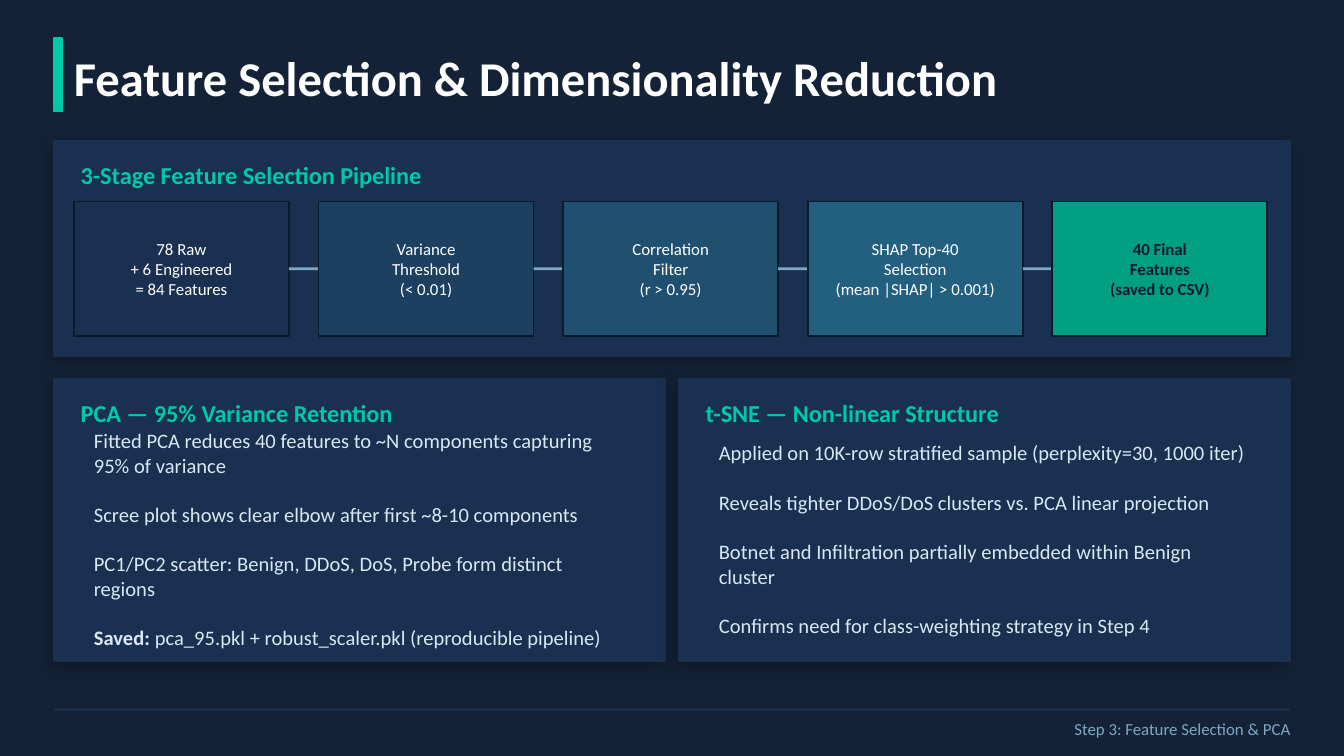
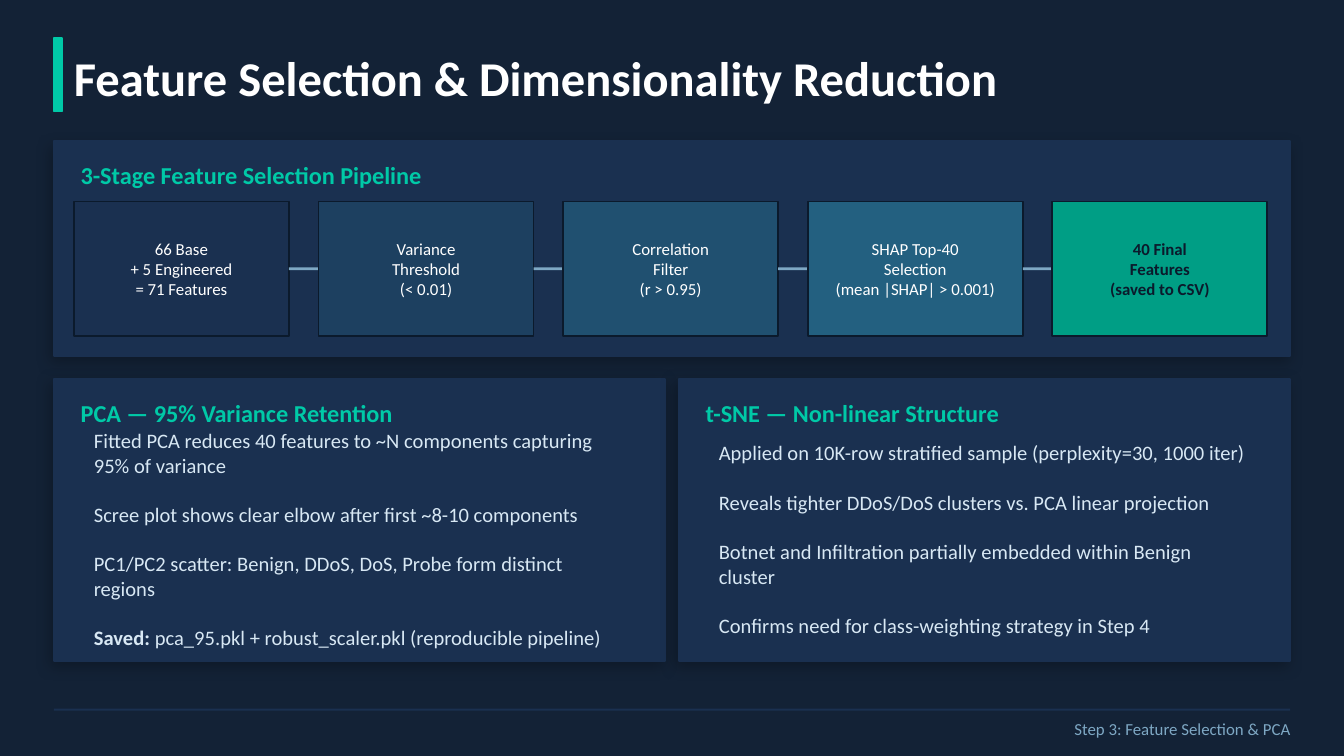
Before and after one commit to elitochanjr/cicids2017-intrusion-detection, a slide deck: slide 6 of reports/technical_presentation.pptx. Drawn at 1344x756 pixels with LibreOffice and Linux fonts; fonts in the diff are those of the drawing. Boxes give left, top, right and bottom in pixels: in the first picture for what was removed or moved away, otherwise in the second. Text is boxed around its words. In the diff, an @@ line names an element or a change of style, - is before the commit and + after.

```diff
--- a/reports/technical_presentation.pptx
+++ b/reports/technical_presentation.pptx
@@ text at box(143, 243, 232, 295): text changed @@
-78 Raw
-+ 6 Engineered
-= 84 Features
+66 Base
++ 5 Engineered
+= 71 Features
```
Also in this commit, not shown: 2 other slides changed.
